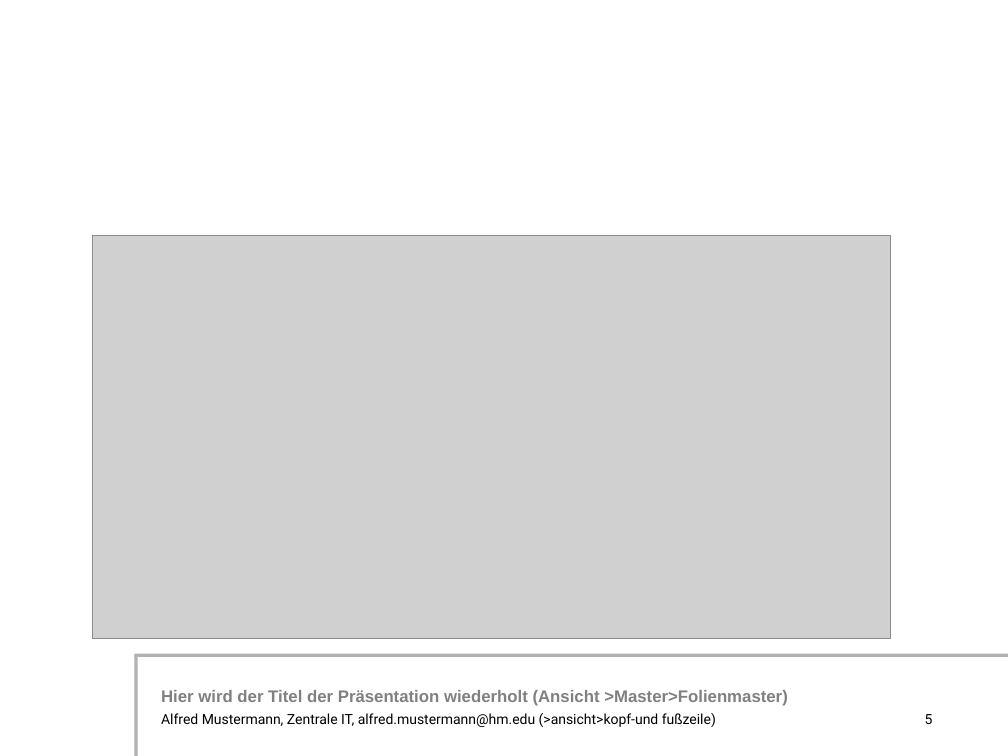
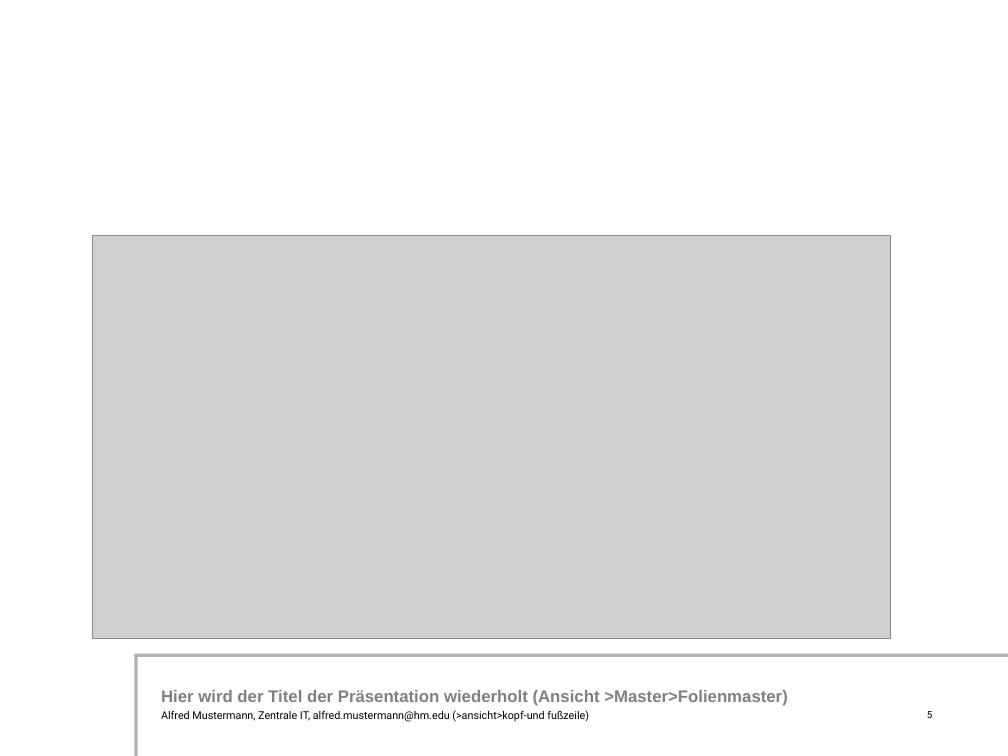
Before and after one commit to simonsymhoven/Datenkommunikation, a slide deck: slide 5 of Aufgabe 1/powerpointpraesentation.ppt. Drawn at 1008x756 pixels with LibreOffice and Linux fonts; fonts in the diff are those of the drawing; grey boxes stand for pictures; background and template pictures are left out. Boxes give left, top, right and bottom in pixels: in the first picture for what was removed or moved away, otherwise in the second. Text is boxed around its words. In the diff, an @@ line names an element or a change of style, - is before the commit and + after.

Commit message:
PP Update

```diff
--- a/Aufgabe 1/powerpointpraesentation.ppt
+++ b/Aufgabe 1/powerpointpraesentation.ppt
@@ text "Alfred Mustermann, Zentrale IT, alfred.mustermann@hm.edu ..." at bbox=[161, 710, 589, 722]: size 10 to 7.8 pt; line spacing 1 to 0.8 @@
@@ page number at bbox=[927, 711, 933, 718]: size 10 to 7 pt; line spacing 1 to 0.8 @@
```
Also in this commit, not shown: 3 other slides changed, 2 slides added, 2 slides removed.
